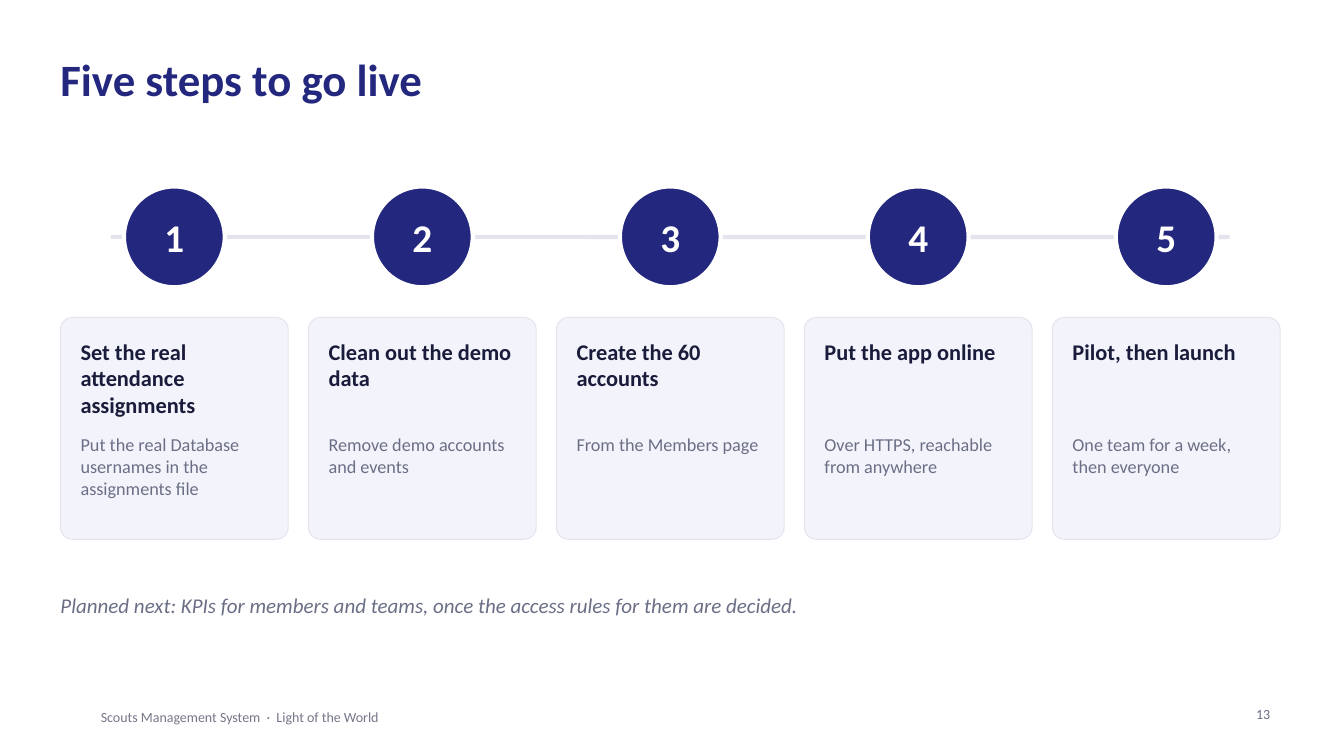
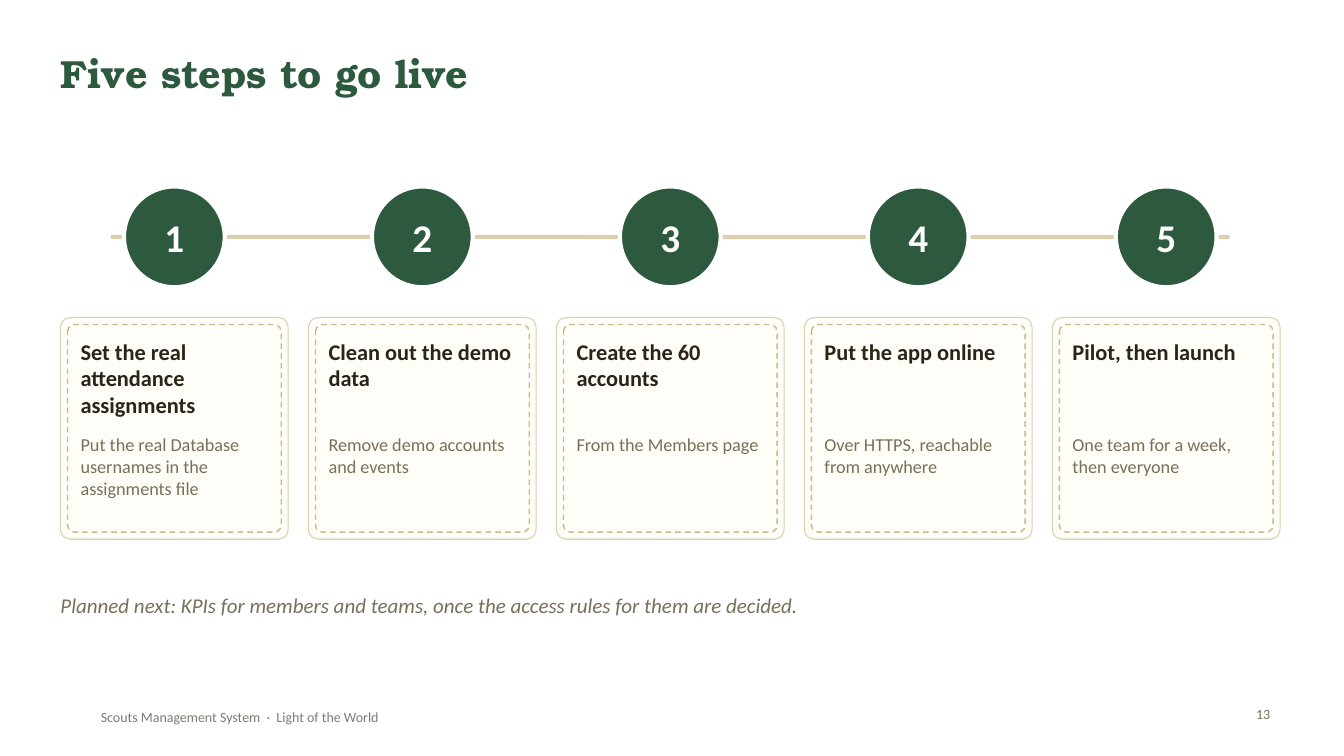
Before and after one commit to SamuelAtef123/Scouts-Management-System-Web-App, a slide deck: slide 13 of docs/Scouts-Project-Presentation.pptx. Drawn at 1344x756 pixels with LibreOffice and Linux fonts; fonts in the diff are those of the drawing; background and template pictures are left out. Boxes give left, top, right and bottom in pixels: in the first picture for what was removed or moved away, otherwise in the second. Text is boxed around its words. In the diff, an @@ line names an element or a change of style, - is before the commit and + after.

Commit message:
Restyle the report and presentation in the scout field-kit theme
- New screenshots of the app in the new design
- PDF: canvas and khaki, forest green, stitched badges and cards, rope dividers,
  torn-paper cover with map lines, slab headings
- Presentation: same theme with map-line background, rope dividers,
  stitched cards and badges, Rockwell headings

```diff
--- a/docs/Scouts-Project-Presentation.pptx
+++ b/docs/Scouts-Project-Presentation.pptx
@@ title "Five steps to go live" at [60,58,469,98]: size 32 to 28 pt, font Calibri to TeX Gyre Bonum, text colour #23277D to #2D5A3E @@
@@ fill #23277D to #2D5A3E in 5 elements at [124,187,225,287], [372,187,473,287], [620,187,721,287], [868,187,969,287], [1116,187,1217,287] @@
@@ line (111, 237) - (1230, 237): stroke #E3E4EE 3 pt to #DCCFAE 3 pt @@
@@ rounded rectangle added at [68,325,281,532], outline #C9B98E 1 pt dashed @@
@@ rounded rectangle added at [316,325,529,532], outline #C9B98E 1 pt dashed @@
@@ rounded rectangle added at [564,325,777,532], outline #C9B98E 1 pt dashed @@
@@ rounded rectangle added at [812,325,1025,532], outline #C9B98E 1 pt dashed @@
@@ fill #F3F4FB to #FFFDF7; outline #E3E4EE 0.75 pt to #DCCFAE 0.75 pt; proportions changed in 5 elements at [60,318,288,539], [309,318,536,539], [557,318,784,539], [805,318,1032,539], [1053,318,1280,539] @@
@@ rounded rectangle added at [1060,325,1273,532], outline #C9B98E 1 pt dashed @@
@@ text colour #1A1C3B to #2B2418 in 5 elements at [81,344,196,417], [329,344,511,386], [577,344,701,386], [824,344,995,364], [1072,344,1236,363] @@
@@ text "Scouts Management System · Light ..." at [101,712,379,725]: text colour #1A1C3B at 60% opacity to #2B2418 at 60% opacity @@
@@ text colour #6B6F86 to #7A6F5A in 7 elements at [81,438,240,498], [329,438,505,473], [577,438,759,454], [824,438,992,476], [1072,438,1231,476], [60,598,797,616], [1256,710,1270,719] @@
```
Also in this commit, not shown: 13 other slides changed, 12 other files.
